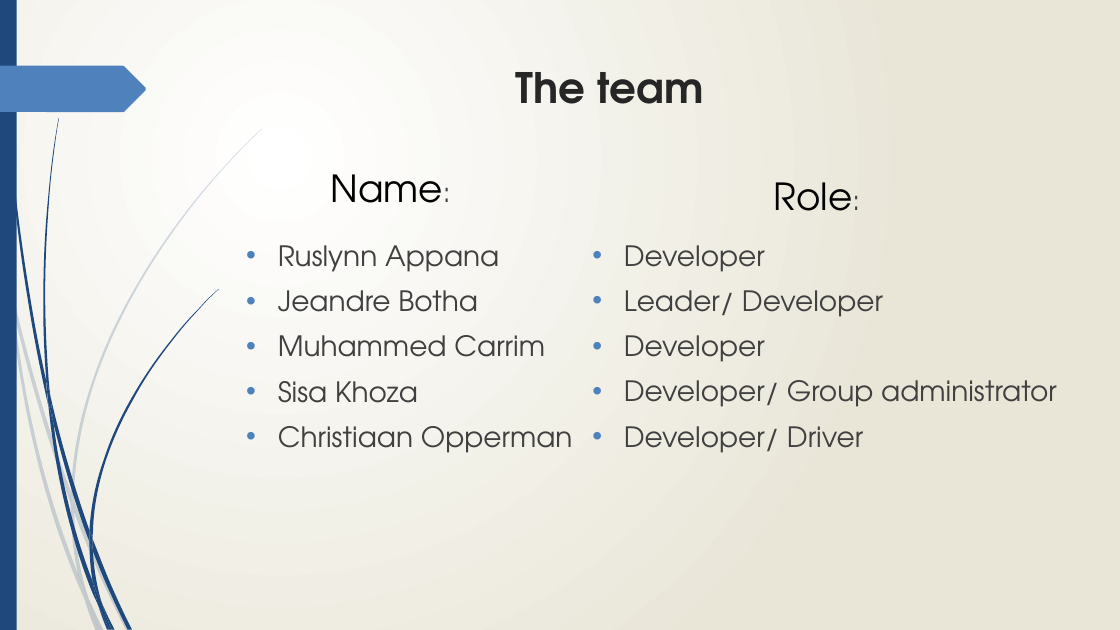
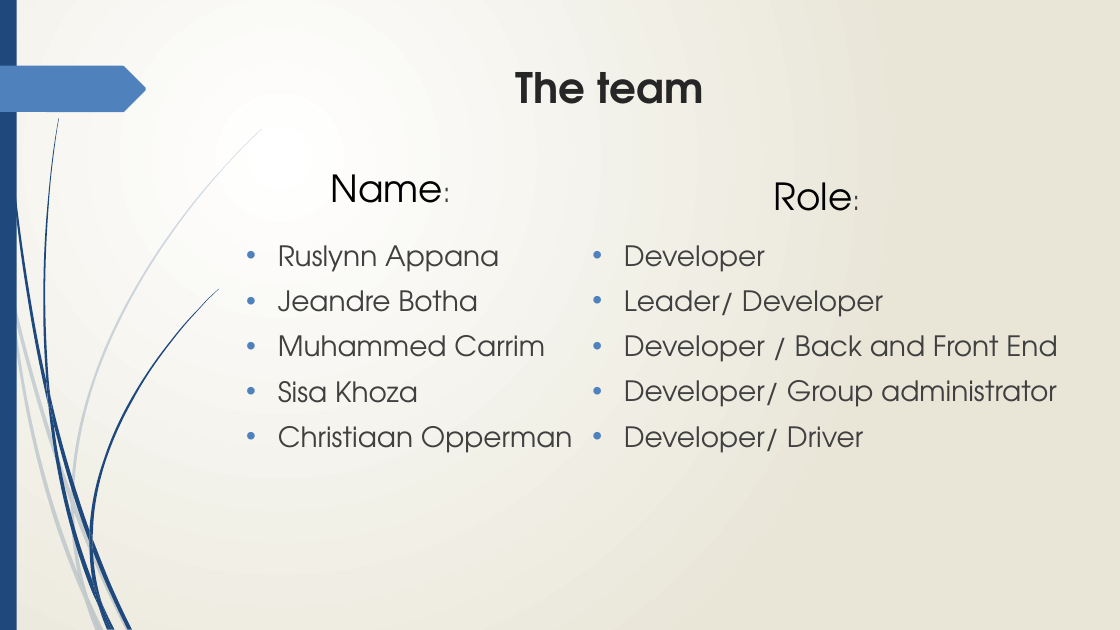
Before and after one commit to cos301-2019-se/Defendr, a slide deck: slide 2 of SRS/SlideShow.pptx. Drawn at 1120x630 pixels with LibreOffice and Linux fonts; fonts in the diff are those of the drawing. Boxes give left, top, right and bottom in pixels: in the first picture for what was removed or moved away, otherwise in the second. Text is boxed around its words. In the diff, an @@ line names an element or a change of style, - is before the commit and + after.

Commit message:
Edited Grammar and Wording

```diff
--- a/SRS/SlideShow.pptx
+++ b/SRS/SlideShow.pptx
@@ text at [624,335,1057,362]: text changed @@
-• Developer
+• Developer / Back and Front End
```
Also in this commit, not shown: 3 other slides changed.
